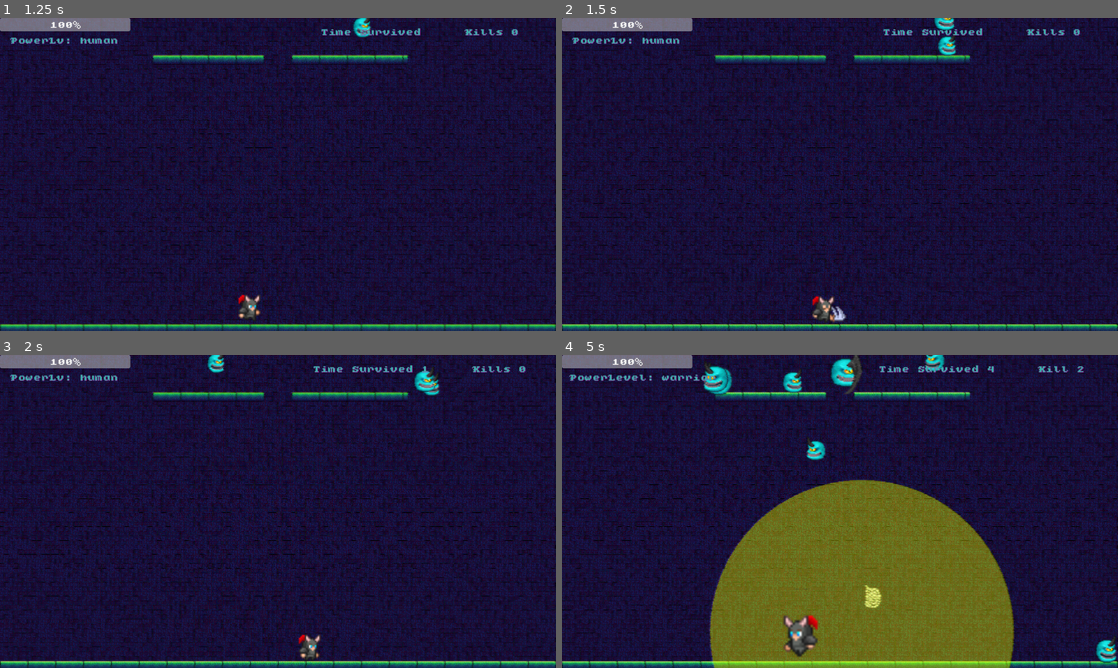
Above: before the commit, frames 1-4 (two rows, left to right).
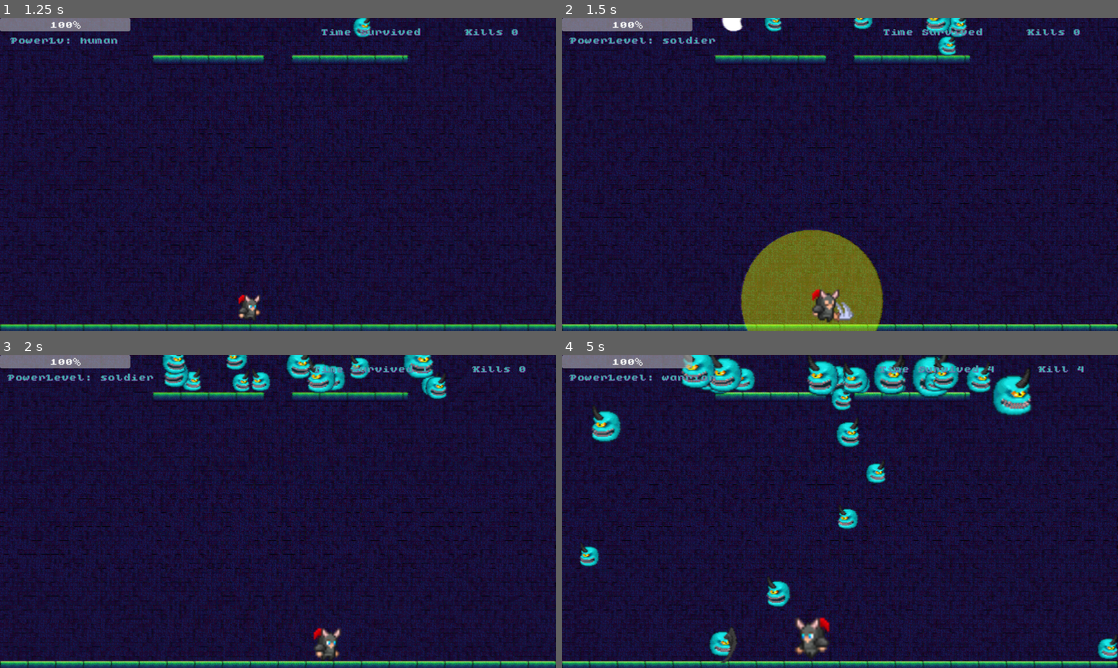
Above: after the commit, the same moments.

Repository: lethalgem/mini-jam-202
Game: Godot game, scene res://scenes/game_manager.tscn
Same seed, same stepped clock (60 frames per second), same inputs: the game is played once before the commit and once after it.
Inputs:
- Up to frame 1 (1.25 s): click "Start" at 0.5 s
- Up to frame 2 (1.5 s): tap Enter at 1.25 s; hold Right (ui_right) from 1.28 s (still down); hold S (radial_blast, bound only after the commit) from 1.28 s (still down); tap Space (attack) at 1.35 s
- Up to frame 3 (2 s): keep holding Right (ui_right); keep holding S (radial_blast, bound only after the commit)
- Up to frame 4 (5 s): release Right (ui_right) at 2.03 s; release S (radial_blast, bound only after the commit) at 2.03 s; hold Left (ui_left) 2.03-2.78 s; tap S (radial_blast, bound only after the commit) at 2.1, 3.8 s; tap Shift (radial_blast, bound only before the commit) at 2.3, 4.55 s; hold Shift (radial_blast, bound only before the commit) 2.78-3.53 s; hold Right (ui_right) 2.78-4.28 s; tap Space (attack) at 3.05, 3.6 s; hold Left (ui_left) from 4.28 s (still down); hold S (radial_blast, bound only after the commit) from 4.28 s (still down)

Frame 1 is identical in both runs. In frame 2, 8.0% of the frame differs, in the area x 1-73%, y 0-100%; in frame 3, 3.7%; in frame 4, 34%, in the area x 3-100%, y 0-100%.

Commit message:
Near done! (#37)
* MB Pulling Ian's changes

* MB Started enemy

* MB Enemy and enemy spawn working

* MB Added initial tile mapping

* MB Small change made to tile map

* MB Player can move and attack

* MB Added power up blast, player getting bigger, and layer 3 collision for enemies and non player bottom tile spaces

* MB About to pull and merge

* MB Made enemies go behind hero, not stalled by damage, power up 1 second cool down

* MB Fixed platform location and enemy sizing max

* MB Small tweaks and fixed platform with hole

* MB Added power levels in hero class

* MB Improved

* MB Most changes in

* MB Fixed labels in menu

Diff:
--- a/project.godot
+++ b/project.godot
@@ -50,7 +50,8 @@
 }
 radial_blast={
 "deadzone": 0.2,
-"events": [Object(InputEventKey,"resource_local_to_scene":fa …(140 unchanged characters)… d":false,"keycode":0,"physical_keycode":4194325,"key_label":0,"unicode":0,"location":0,"echo":false,"script":null)
+"events": [Object(InputEventKey,"resource_local_to_scene":fa …(140 unchanged characters)… d":false,"keycode":0,"physical_keycode":83,"key_label":0,"unicode":115,"location":0,"echo":false,"script":null)
+, Object(InputEventKey,"resource_local_to_scene":false,"resource_name":"","device":-1,"window_id":0,"alt_pressed":false,"shift_pressed":false,"ctrl_pressed":false,"meta_pressed":false,"pressed":false,"keycode":0,"physical_keycode":4194322,"key_label":0,"unicode":0,"location":0,"echo":false,"script":null)
 ]
 }
 
--- a/scenes/controls.tscn
+++ b/scenes/controls.tscn
@@ -42,10 +42,10 @@
 
 [node name="Details" type="Label" parent="VBoxContainer"]
 layout_mode = 2
-text = "A: Move Left
-D: Move Right
+text = "A or Left: Move Left
+D or Right: Move Right
 Space: Attack
-Shift: PowerUp
+S or Down: PowerUp
 ESC: Options Menu"
 label_settings = SubResource("LabelSettings_cywyo")
 horizontal_alignment = 1
--- a/scripts/game_manager.gd
+++ b/scripts/game_manager.gd
@@ -101,6 +101,5 @@
 func _on_player_character_body_2d_damaged() -> void:
 	update_health_bar(true)
 
-
 func _on_player_character_body_2d_poweredup(power_level: Variant) -> void:
 	power_level_label.text = "PowerLevel: " + power_level
--- a/scripts/game_mode.gd
+++ b/scripts/game_mode.gd
@@ -68,6 +68,8 @@
 
 func floodSpawn():
 
+	print('flooding!!!!!')
+
 	for i in range(floodAmount):
 		generateEnemy()
 		await get_tree().create_timer(0.05).timeout
@@ -76,6 +78,9 @@
 	floodAmount = int(floodAmount * 1.3)
 
 	maxEnemyScale *= 1.15
+
+	min_spawn *= .9
+	max_spawn *= .9
 
 
 func generateEnemy():
@@ -109,5 +114,5 @@
 	return mean + z0 * std_dev
 
 
-func _on_player_character_body_2d_poweredup() -> void:
+func _on_player_character_body_2d_poweredup(power_level: Variant) -> void:
 	floodSpawn()
--- a/scripts/player_character_body_2d.gd
+++ b/scripts/player_character_body_2d.gd
@@ -88,7 +88,11 @@
 
 func powerUp():
 
-	attack_speed *= .95
+	attack_speed *= 1.1
+	attack_speed = min(attack_speed, 3)
+
+	speed *= 1.2
+	speed = min(speed, 2000)
 
 	playerLevel += 1
 	if playerLevel < len(playerLevels):
Not shown: 1 places in scenes/controls.tscn that only renumber resources
Not shown: 1 places in scenes/game_manager.tscn that only renumber resources
